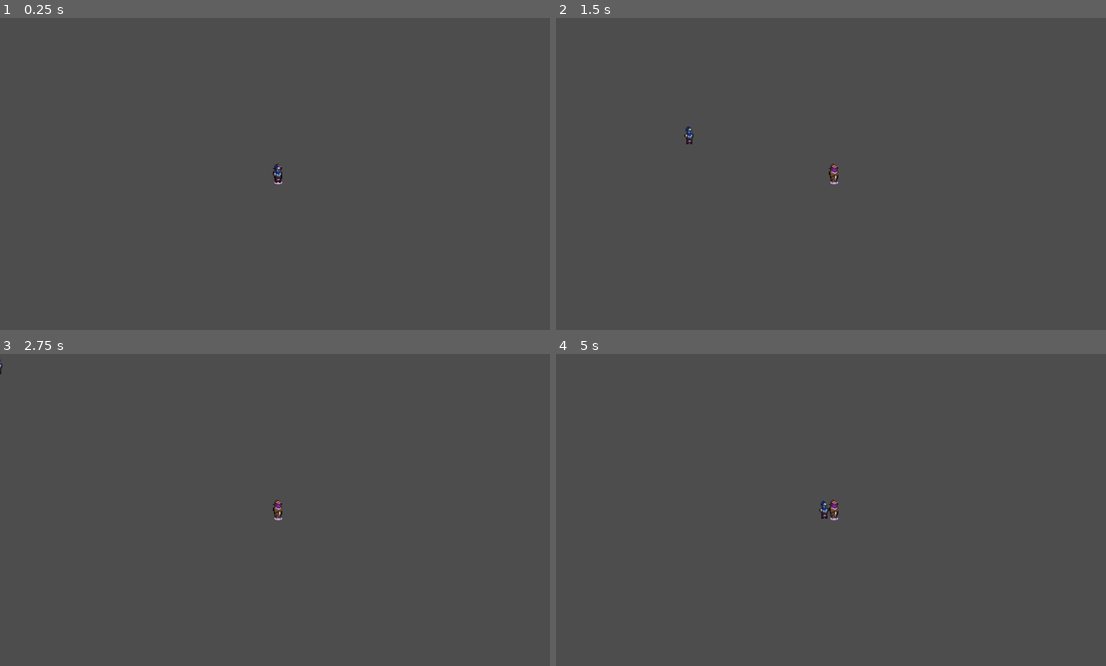
Above: before the commit, frames 1-4 (two rows, left to right).
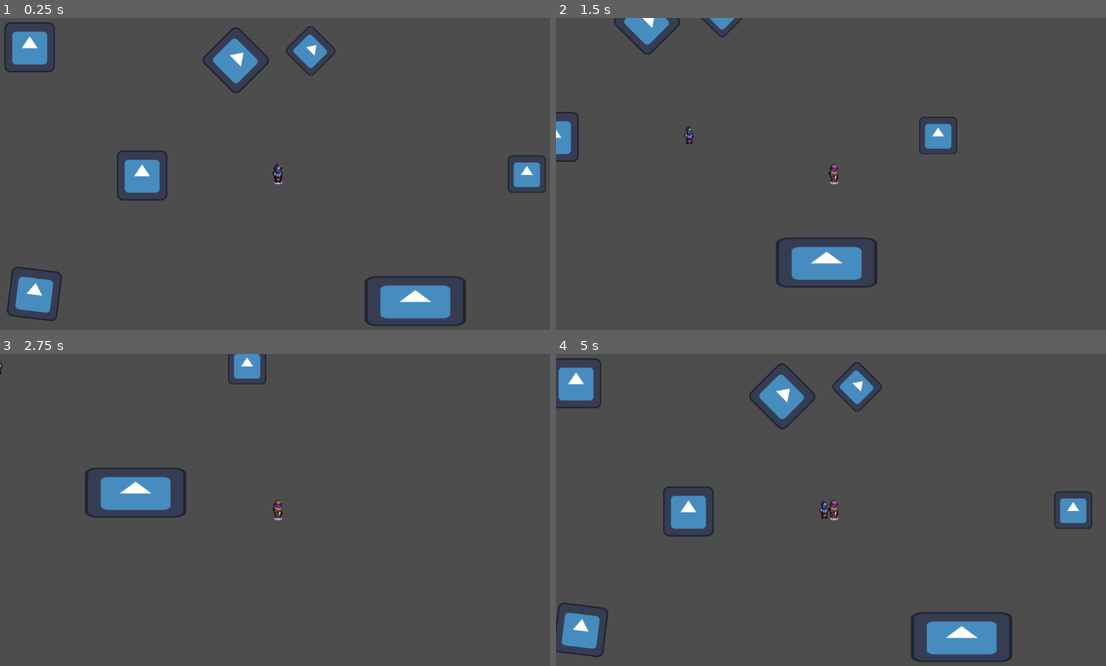
Above: after the commit, the same moments.

Repository: Edison272/freemancer
Game: Godot game, scene res://Scene/kingdom.tscn
The game is run twice, just before and just after one commit, with the same random seed, the same clock (stepped at 60 frames per second) and the same inputs. This scene is started directly instead of the project's main scene. The engine's default icon, where the game draws it, is replaced by a stand-in: a white triangle on a blue panel in a dark square.
Inputs:
- Up to frame 1 (0.25 s): no input
- Up to frame 2 (1.5 s): tap Enter at 0.5 s; hold D (move_right) 0.53-1.28 s; hold S (move_down) from 1.28 s (still down)
- Up to frame 3 (2.75 s): release S (move_down) at 2.03 s; hold D (move_right) from 2.03 s (still down)
- Up to frame 4 (5 s): release D (move_right) at 2.78 s; hold W (move_up) 2.78-3.53 s; hold A (move_left) from 3.53 s (still down)

The runs differ from the first frame. In frame 1, 6.3% of the frame differs, in the area x 0-100%, y 1-99%; in frame 2, 3.4%; in frame 3, 2.2%; in frame 4, 6.2%.

Commit message:
Added placeholder locations on map

Diff:
--- a/Scene/kingdom.tscn
+++ b/Scene/kingdom.tscn
@@ -1,7 +1,8 @@
-[gd_scene load_steps=3 format=3 uid="uid://c7bacjjn5swko"]
+[gd_scene load_steps=4 format=3 uid="uid://c7bacjjn5swko"]
 
 [ext_resource type="PackedScene" uid="uid://7ob5lh5ro8xi" path="res://Player/player.tscn" id="1_6o4hl"]
 [ext_resource type="Texture2D" uid="uid://cyfrjlaj651ec" path="res://Sprites/Vanguard Summons.png" id="2_7y03x"]
+[ext_resource type="PackedScene" uid="uid://bxgjn72tktmvb" path="res://Scene/object.tscn" id="3_7y03x"]
 
 [node name="map" type="Node2D"]
 
@@ -11,3 +12,34 @@
 
 [node name="Sprite2D" type="Sprite2D" parent="Area2D"]
 texture = ExtResource("2_7y03x")
+
+[node name="Object" parent="." instance=ExtResource("3_7y03x")]
+position = Vector2(-282, 1)
+scale = Vector2(2, 2)
+
+[node name="Object2" parent="." instance=ExtResource("3_7y03x")]
+position = Vector2(-515, -265)
+scale = Vector2(2, 2)
+
+[node name="Object3" parent="." instance=ExtResource("3_7y03x")]
+position = Vector2(-505, 247)
+rotation = 0.12217305
+scale = Vector2(2, 2)
+
+[node name="Object4" parent="." instance=ExtResource("3_7y03x")]
+position = Vector2(-86.00001, -238.00003)
+rotation = 0.7853982
+scale = Vector2(2, 2)
+
+[node name="Object5" parent="." instance=ExtResource("3_7y03x")]
+position = Vector2(68.999985, -257.00003)
+rotation = 0.7853982
+scale = Vector2(1.5, 1.5)
+
+[node name="Object6" parent="." instance=ExtResource("3_7y03x")]
+position = Vector2(516, -1.0000005)
+scale = Vector2(1.5, 1.5)
+
+[node name="Object7" parent="." instance=ExtResource("3_7y03x")]
+position = Vector2(284, 262)
+scale = Vector2(4, 2)
--- /dev/null
+++ b/Scene/object.tscn
@@ -0,0 +1,17 @@
+[gd_scene load_steps=3 format=3 uid="uid://bxgjn72tktmvb"]
+
+[ext_resource type="Texture2D" uid="uid://5rtoy7ffekuc" path="res://icon.svg" id="1_l2ofb"]
+
+[sub_resource type="RectangleShape2D" id="RectangleShape2D_3xuqs"]
+size = Vector2(60, 59)
+
+[node name="Object" type="StaticBody2D"]
+
+[node name="Sprite2D" type="Sprite2D" parent="."]
+position = Vector2(0.31246954, 1.0000019)
+scale = Vector2(0.41113234, 0.40625003)
+texture = ExtResource("1_l2ofb")
+
+[node name="CollisionShape2D" type="CollisionShape2D" parent="."]
+position = Vector2(0.31253052, 0.5000019)
+shape = SubResource("RectangleShape2D_3xuqs")
